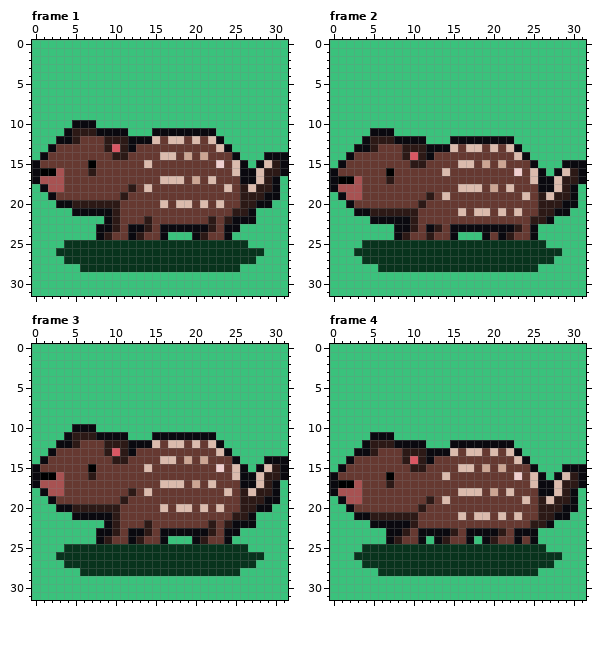
A pixel-art file gets an edit: Assets/Sprites/Ase/Personajes/Guagua Loba_hacia_IZQUIERDA .ase. Above is the file before it was changed.
32x32 pixels, 4 frames. Shown: frame 1, frame 2, frame 3, frame 4.
The result:
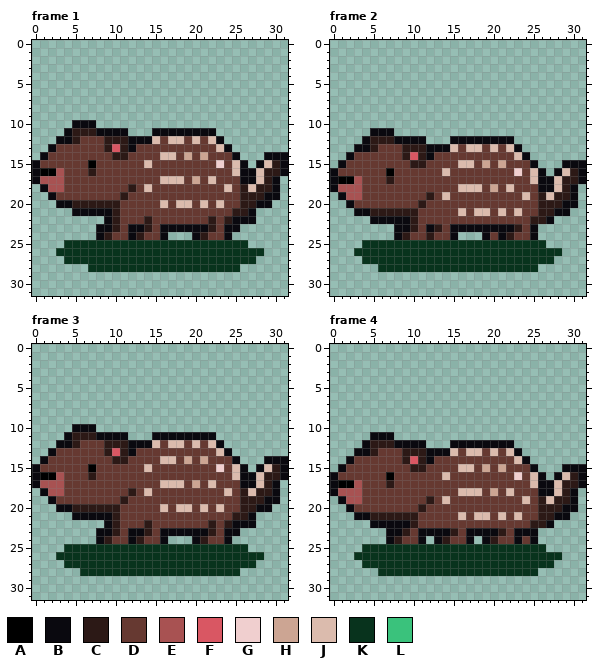
Palette (. is transparent): A #000000  B #0a090f  C #2c1916  D #663931  E #a85252  F #d95763  G #f0cfcf  H #cca593  J #dbbbad  K #08331d  L #3ac27c
The exact change:
Changed rows in their new state; - is an unchanged pixel.
Frame 1:
first column x 0:
 0 ................................
 1 ................................
 2 ................................
 3 ................................
 4 ................................
 5 ................................
 6 ................................
 7 ................................
 8 ................................
 9 ................................
10 .....---........................
11 ....--------...--------.........
12 ...---------------------........
13 ..-----------------------.......
14 .-------------------------...---
15 ---------------------------.----
17 -------------------------------.
18 .------------------------------.
19 ..-----------------------------.
20 ...---------------------------..
21 .....-----------------------....
22 .........-------------------....
23 ........------------------......
24 ........---------...-----.......
25 ....-----------------------.....
26 ...--------------------------...
27 ....------------------------....
28 .......-------------------......
29 ................................
30 ................................
31 ................................
Frame 2:
first column x 0:
 0 ................................
 1 ................................
 2 ................................
 3 ................................
 4 ................................
 5 ................................
 6 ................................
 7 ................................
 8 ................................
 9 ................................
10 ................................
11 .....---........................
12 ....--------...--------.........
13 ...---------------------........
14 ..-----------------------.......
15 .-------------------------...---
16 ---------------------------.----
18 -------------------------------.
19 .------------------------------.
20 ..-----------------------------.
21 ...---------------------------..
22 .....-----------------------....
23 ........------------------......
24 ........--------...-------......
25 ....-----------------------.....
26 ...--------------------------...
27 ....------------------------....
28 ......--------------------......
29 ................................
30 ................................
31 ................................
Frame 3:
first column x 0:
 0 ................................
 1 ................................
 2 ................................
 3 ................................
 4 ................................
 5 ................................
 6 ................................
 7 ................................
 8 ................................
 9 ................................
10 .....---........................
11 ....--------...--------.........
12 ...---------------------........
13 ..-----------------------.......
14 .-------------------------...---
15 ---------------------------.----
17 -------------------------------.
18 .------------------------------.
19 ..-----------------------------.
20 ...---------------------------..
21 .....-----------------------....
22 .........-------------------....
23 ........------------------......
24 ........---------...-----.......
25 ....-----------------------.....
26 ...--------------------------...
27 ....------------------------....
28 ......--------------------......
29 ................................
30 ................................
31 ................................
Frame 4:
first column x 0:
 0 ................................
 1 ................................
 2 ................................
 3 ................................
 4 ................................
 5 ................................
 6 ................................
 7 ................................
 8 ................................
 9 ................................
10 ................................
11 .....---........................
12 ....--------...--------.........
13 ...---------------------........
14 ..-----------------------.......
15 .-------------------------...---
16 ---------------------------.----
18 -------------------------------.
19 .------------------------------.
20 ..-----------------------------.
21 ...---------------------------..
22 .....-----------------------....
23 .......-------------------......
24 .......-----.-----.-------......
25 ....-----------------------.....
26 ...--------------------------...
27 ....------------------------....
28 ......--------------------......
29 ................................
30 ................................
31 ................................
